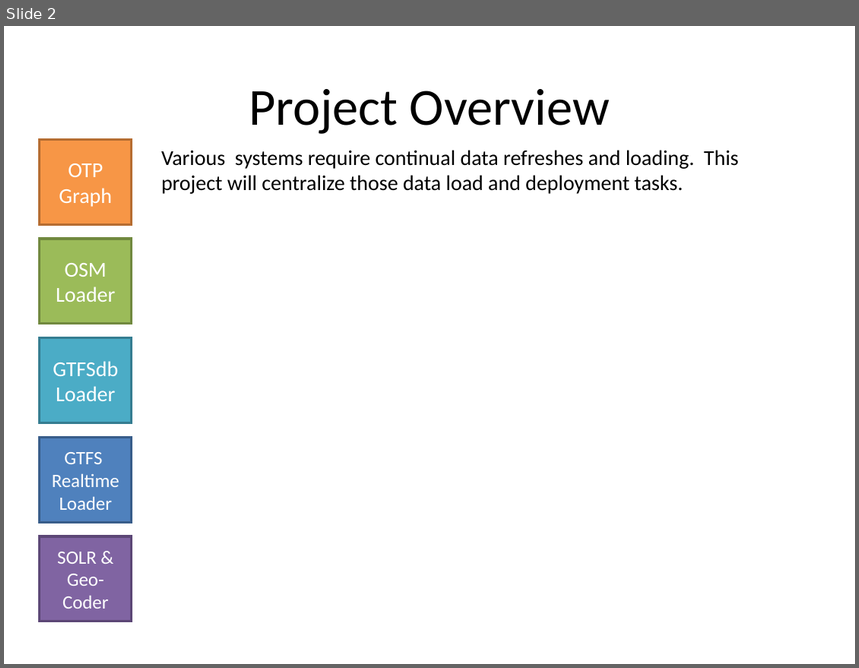
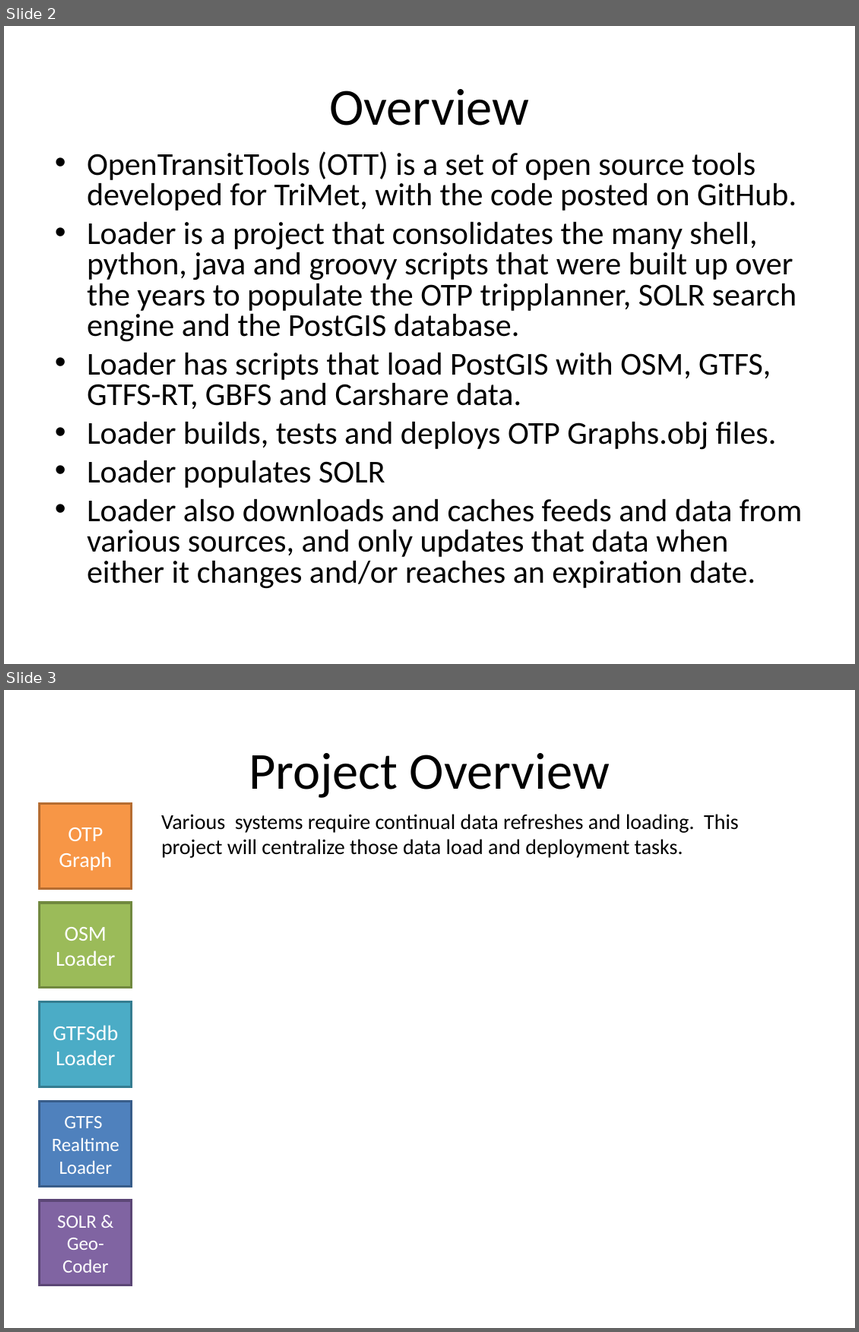
Before and after one commit to OpenTransitTools/loader, a slide deck: docs/OTT Loader.ppt. Shown one above the other, each under a label of ours: slide 2 before the commit, slides 2 and 3 after it. The pictures are 859x668 and 859x1332 pixels, drawn with LibreOffice and Linux fonts; fonts in the diff are those of the drawing. Boxes give left, top, right and bottom in pixels: in the first picture for what was removed or moved away, otherwise in the second. Text is boxed around its words. In the diff, an @@ line names an element or a change of style, - is before the commit and + after.

```diff
--- a/docs/OTT Loader.ppt
+++ b/docs/OTT Loader.ppt
@@ slide 2 added at (x1=4, y1=26, x2=855, y2=664), background #FFFFFF @@
@@ title added at (x1=329, y1=89, x2=529, y2=126), 44 pt, text #000000 @@
+Overview
@@ text added at (x1=87, y1=151, x2=802, y2=589), 27 pt, text #000000 @@
+• OpenTransitTools (OTT) is a set of open source tools developed for TriMet, with the code posted on GitHub.
+• Loader is a project that consolidates the many shell, python, java and groovy scripts that were built up over the years to populate the OTP tripplanner, SOLR search engine and the PostGIS database.
+• Loader has scripts that load PostGIS with OSM, GTFS, GTFS-RT, GBFS and Carshare data.
+• Loader builds, tests and deploys OTP Graphs.obj files.
+• Loader populates SOLR
+• Loader also downloads and caches feeds and data from various sources, and only updates that data when either it changes and/or reaches an expiration date.
@@ what was slide 2 is now slide 3 @@
```
Also in this commit, not shown: 1 slide changed, 2 other slides added.
